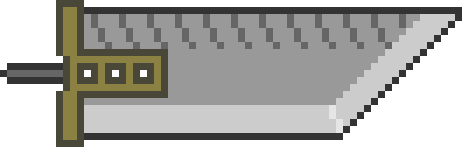
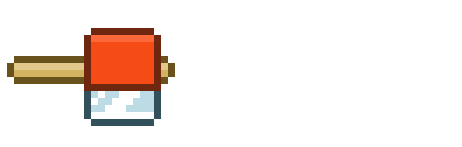
Before/after of a 462x147 layered artwork. What changed in the layer stack:
added group "Tools" with 2 layers above "Greatswords" over left=7, top=28, right=175, bottom=126
added group "AXE" with 1 layers in group "Tools" over left=7, top=28, right=175, bottom=126
added layer "Layer 17 copy" in group "AXE" over left=7, top=28, right=175, bottom=126
hid group "Greatswords" (24 layers) over left=0, top=0, right=462, bottom=147
